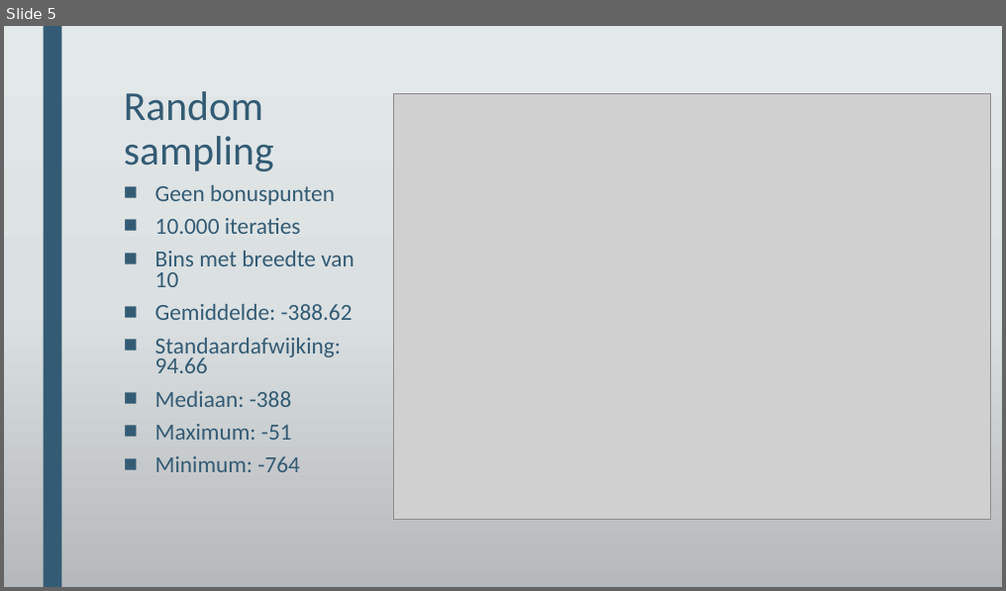
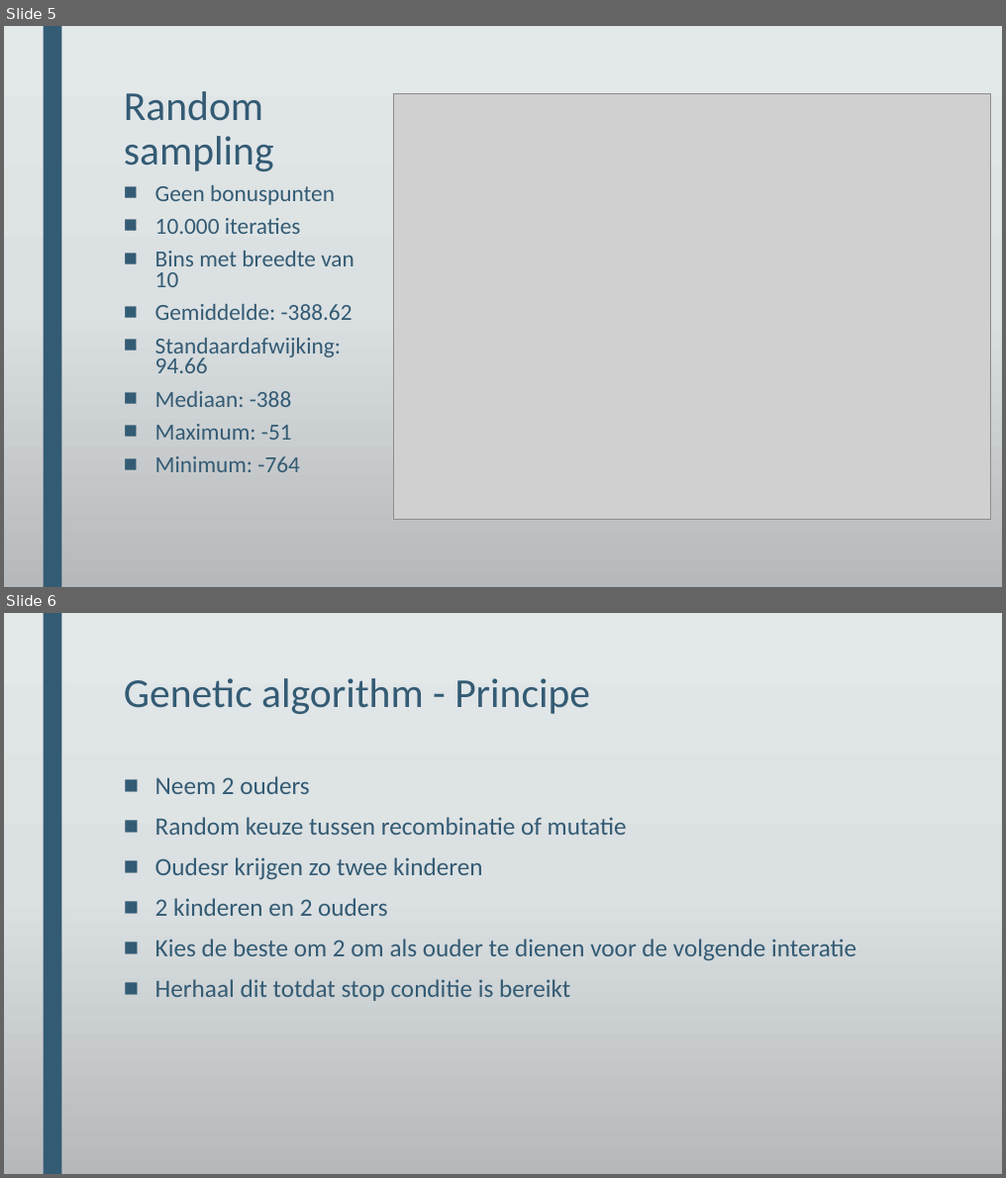
Before and after one commit to DeRoostermakers/Heuristieken, a slide deck: Presentaties/Week4/Lectures & Lesroosters toestandsruimte en grenzen.pptx. Shown one above the other, each under a label of ours: slide 5 before the commit, slides 5 and 6 after it. The pictures are 1006x591 and 1006x1178 pixels, drawn with LibreOffice and Linux fonts; fonts in the diff are those of the drawing; grey boxes stand for pictures; background and template pictures are left out. Boxes give left, top, right and bottom in pixels: in the first picture for what was removed or moved away, otherwise in the second. Text is boxed around its words. In the diff, an @@ line names an element or a change of style, - is before the commit and + after.

```diff
--- a/Presentaties/Week4/Lectures & Lesroosters toestandsruimte en grenzen.pptx
+++ b/Presentaties/Week4/Lectures & Lesroosters toestandsruimte en grenzen.pptx
@@ slide 6 added at [4, 613, 1002, 1174], background gradient #E3E8EA to #DCE0E2 to #B6BABC; not listed: 1 template element that a slide beside it also shows @@
@@ title added at [124, 678, 590, 714], 39.6 pt, text #335B74 @@
+Genetic algorithm - Principe
@@ text added at [155, 776, 856, 1001], 24 pt, text #335B74 @@
+■ Neem 2 ouders
+■ Random keuze tussen recombinatie of mutatie
+■ Oudesr krijgen zo twee kinderen
+■ 2 kinderen en 2 ouders
+■ Kies de beste om 2 om als ouder te dienen voor de volgende interatie
+■ Herhaal dit totdat stop conditie is bereikt
```
Also in this commit, not shown: 3 other slides added, 1 other file.
